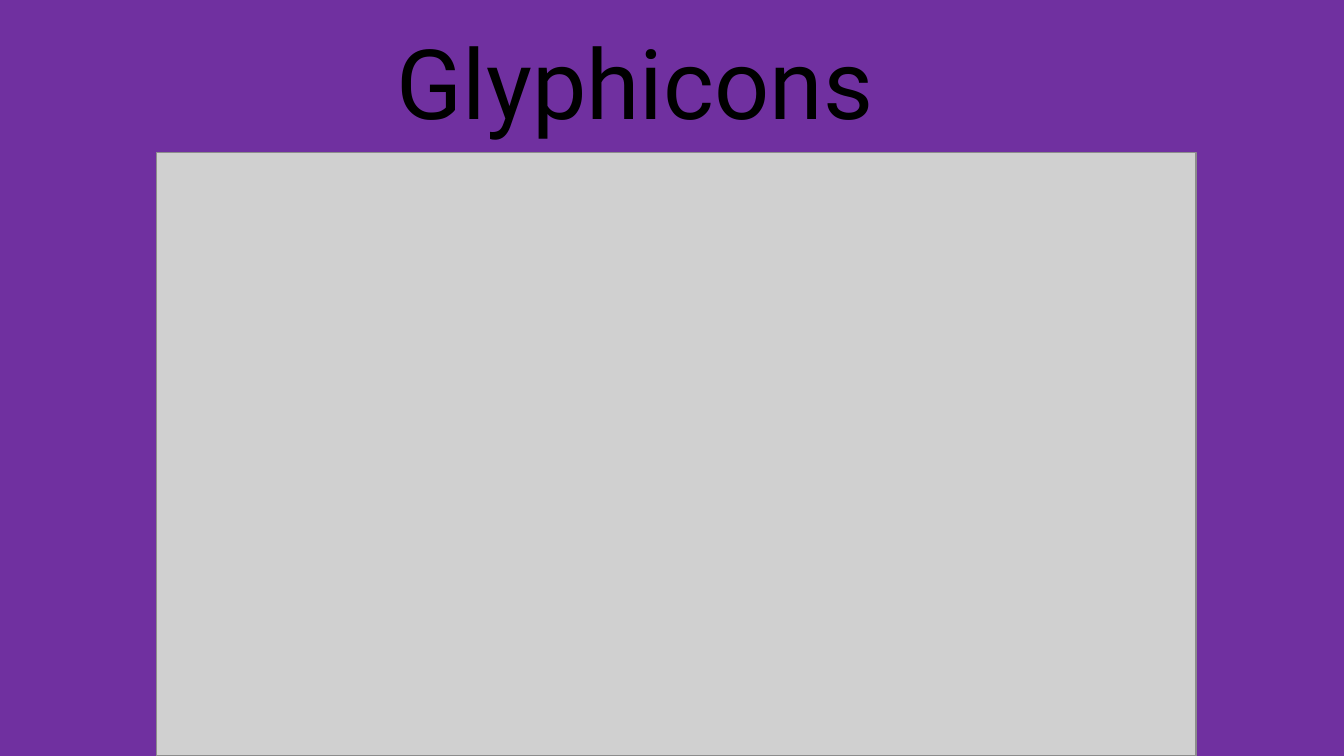
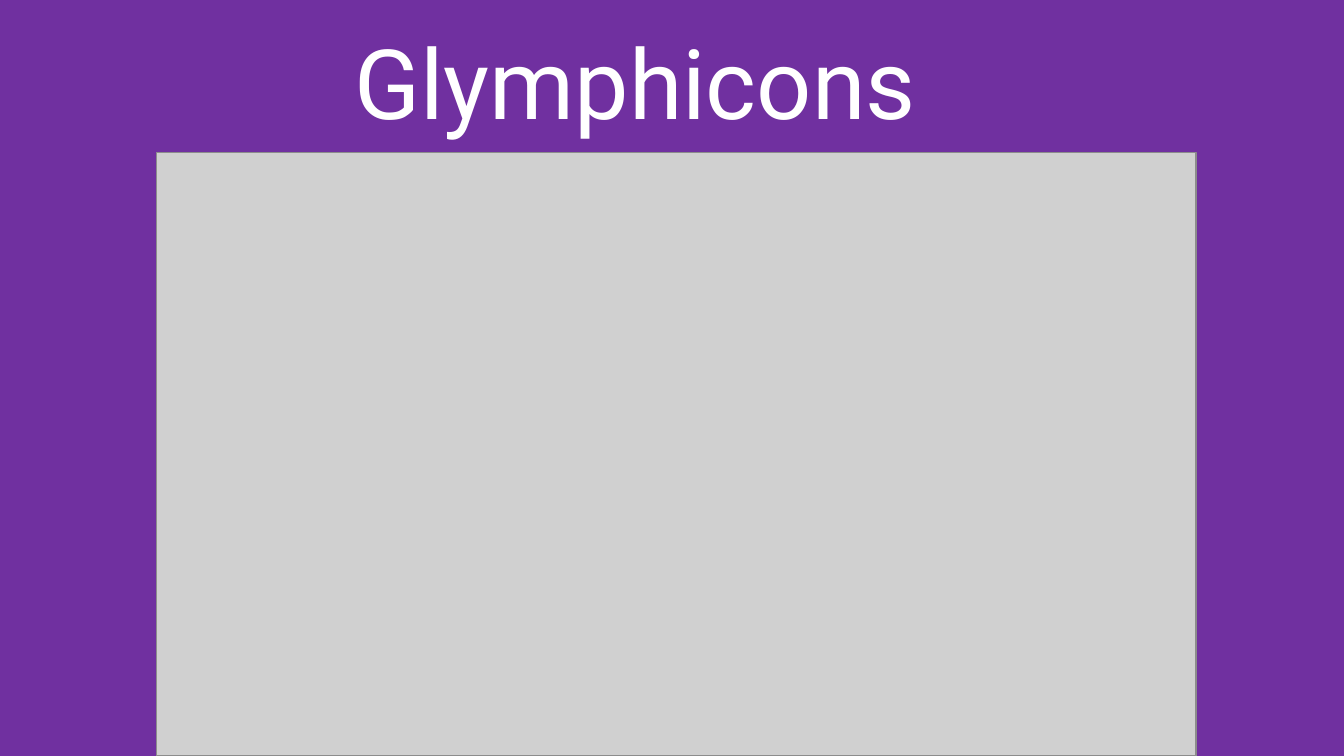
Before and after one commit to MukeshDubey1420/Front-End-Basics-Documents, a slide deck: slide 7 of Bootstrap.pptx. Drawn at 1344x756 pixels with LibreOffice and Linux fonts; fonts in the diff are those of the drawing; grey boxes stand for pictures. Boxes give left, top, right and bottom in pixels: in the first picture for what was removed or moved away, otherwise in the second. Text is boxed around its words. In the diff, an @@ line names an element or a change of style, - is before the commit and + after.

```diff
--- a/Bootstrap.pptx
+++ b/Bootstrap.pptx
@@ title at (354, 46, 916, 140): text changed; text colour #000000 to #FFFFFF @@
-Glyphicons
+Glymphicons
```
Also in this commit, not shown: 6 other slides changed, 1 other file.
